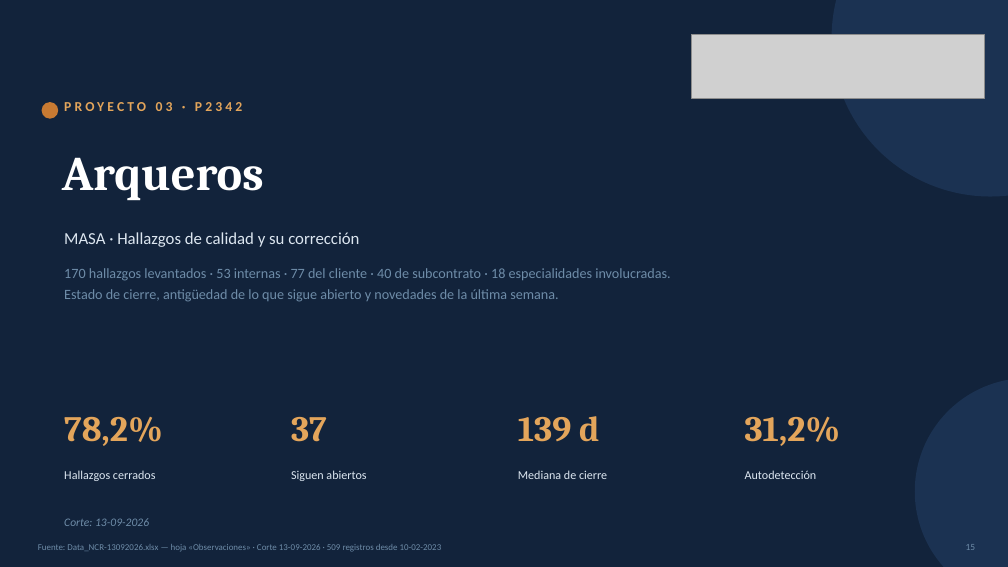
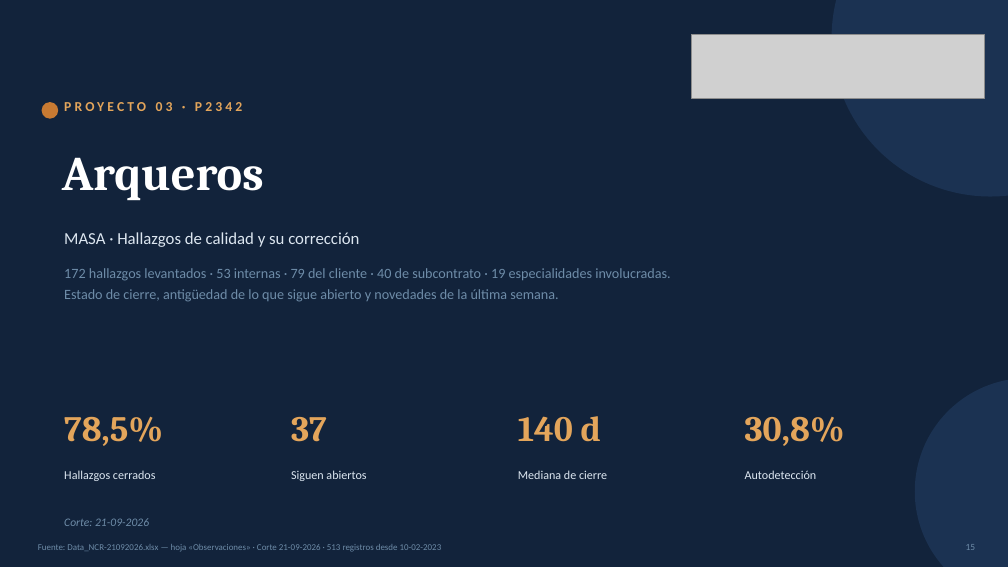
Before and after one commit to tdkvalex/Dashboard-HSEQ, a slide deck: slide 15 of modulo_nc/Panel_No_Conformidades.pptx. Drawn at 1008x567 pixels with LibreOffice and Linux fonts; fonts in the diff are those of the drawing; grey boxes stand for pictures. Boxes give left, top, right and bottom in pixels: in the first picture for what was removed or moved away, otherwise in the second. Text is boxed around its words. In the diff, an @@ line names an element or a change of style, - is before the commit and + after.

```diff
--- a/modulo_nc/Panel_No_Conformidades.pptx
+++ b/modulo_nc/Panel_No_Conformidades.pptx
@@ text at (64,268,670,281): text changed @@
-170 hallazgos levantados · 53 internas · 77 del cliente · 40 de subcontrato · 18 especialidades involucradas.
+172 hallazgos levantados · 53 internas · 79 del cliente · 40 de subcontrato · 19 especialidades involucradas.
@@ text at (64,416,163,446): text changed @@
-78,2%
+78,5%
@@ text at (518,416,601,442): text changed @@
-139 d
+140 d
@@ text at (745,417,845,446): text changed @@
-31,2%
+30,8%
@@ text at (64,518,149,526): text changed @@
-Corte: 13-09-2026
+Corte: 21-09-2026
```
Also in this commit, not shown: 16 other slides changed, 11 other files.
